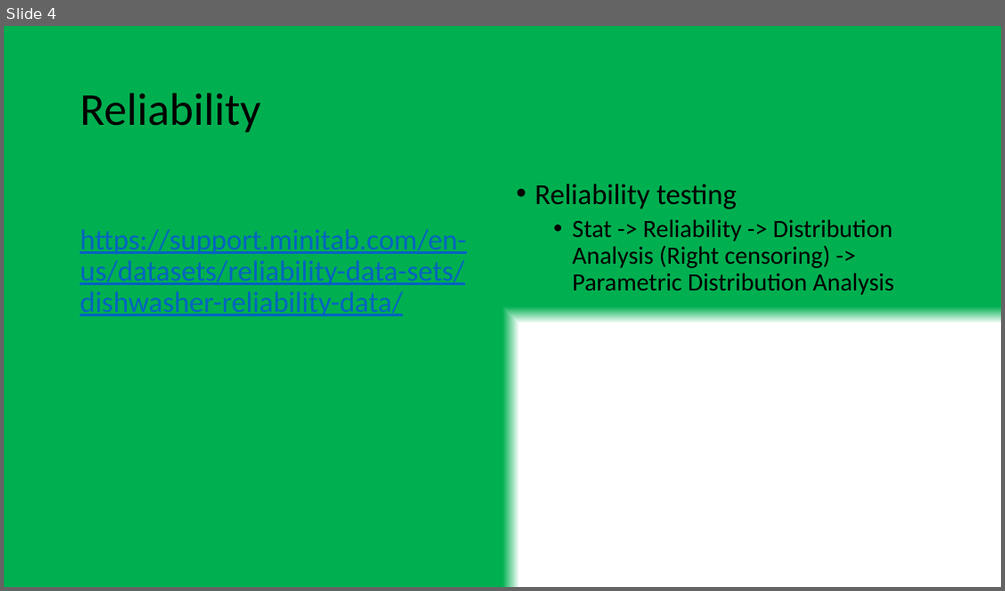
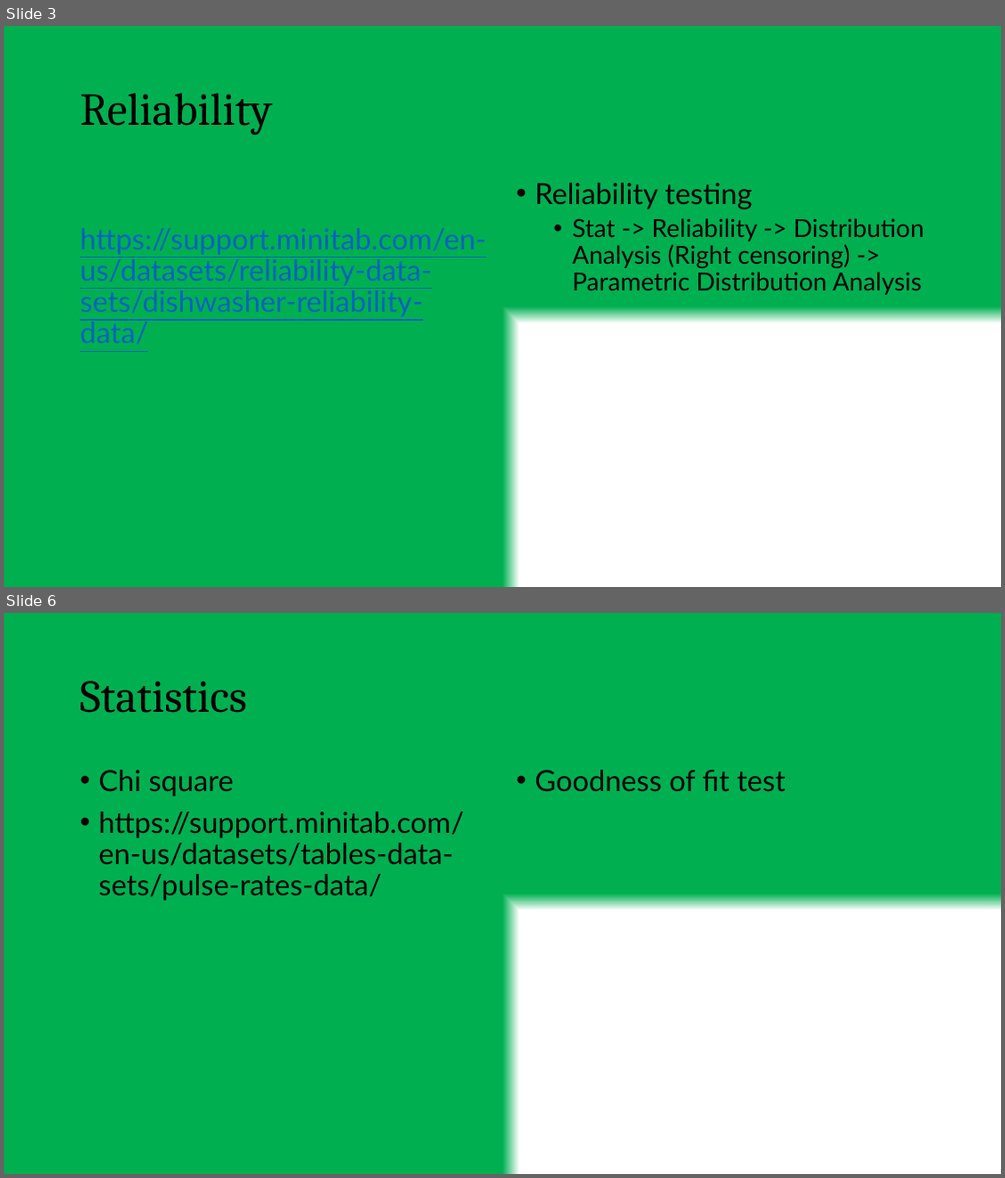
Before and after one commit to tanmoyie/Quality-Control, a slide deck: Minitab tutorial by Tanmoy Das.pptx. Shown one above the other, each under a label of ours: slide 4 before the commit, slides 3 and 6 after it; the slides between them are not shown. The pictures are 1005x591 and 1005x1178 pixels, drawn with LibreOffice and Linux fonts; fonts in the diff are those of the drawing. Boxes give left, top, right and bottom in pixels: in the first picture for what was removed or moved away, otherwise in the second. Text is boxed around its words. In the diff, an @@ line names an element or a change of style, - is before the commit and + after.

Commit message:
minitab

```diff
--- a/Minitab tutorial by Tanmoy Das.pptx
+++ b/Minitab tutorial by Tanmoy Das.pptx
@@ slide 6 added at bbox=[4, 613, 1001, 1174], background gradient #FFFFFF to #00B050 @@
@@ title added at bbox=[80, 681, 247, 713], 44 pt, text #000000 @@
+Statistics
@@ text added at bbox=[98, 770, 463, 900], 28 pt, text #000000 @@
+• Chi square
+• https://support.minitab.com/en-us/datasets/tables-data-sets/pulse-rates-data/
@@ text added at bbox=[534, 770, 785, 792], 28 pt, text #000000 @@
+• Goodness of fit test
@@ what was slide 4 is now slide 3 @@
@@ slide 3 changed as well @@
@@ title "Reliability" at bbox=[80, 93, 272, 135]: font Calibri to Cambria @@
@@ text "https://support.minitab.com/en-us/datasets/reliability-data- ..." at bbox=[80, 228, 485, 345]: font Calibri to Lato @@
@@ text "Reliability testing" at bbox=[534, 183, 924, 295]: font Calibri to Lato @@
```
Also in this commit, not shown: 2 other slides changed, 4 other slides added, 1 slide removed, 4 other files.
